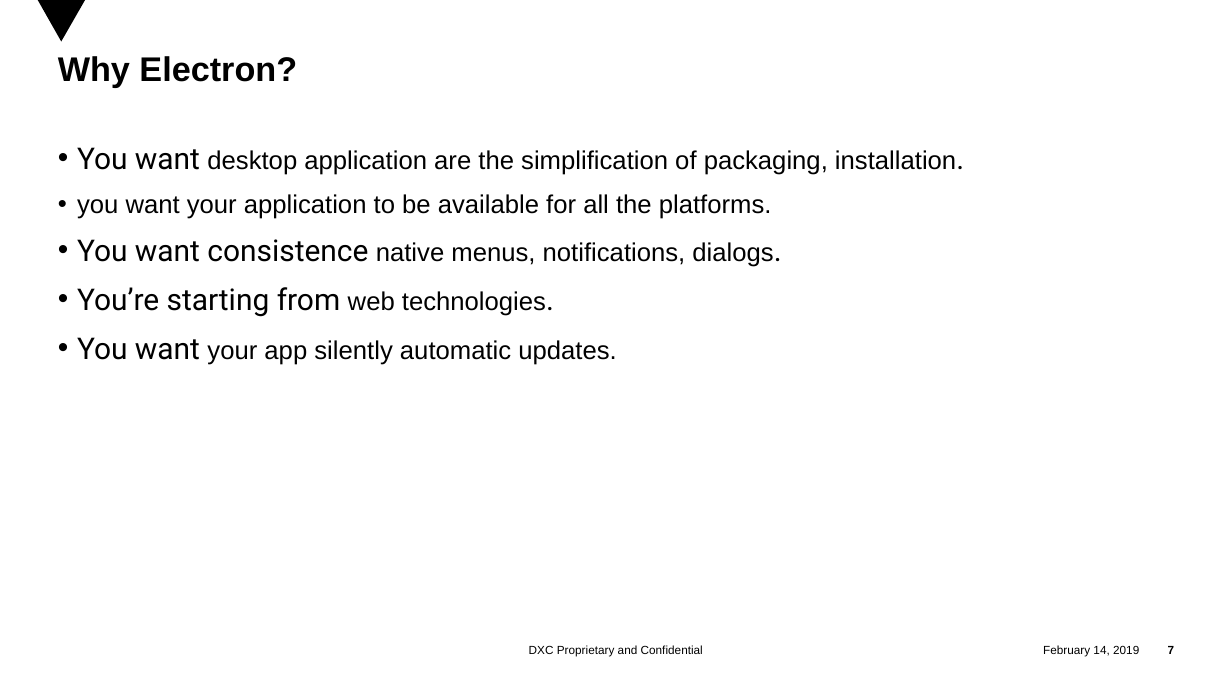
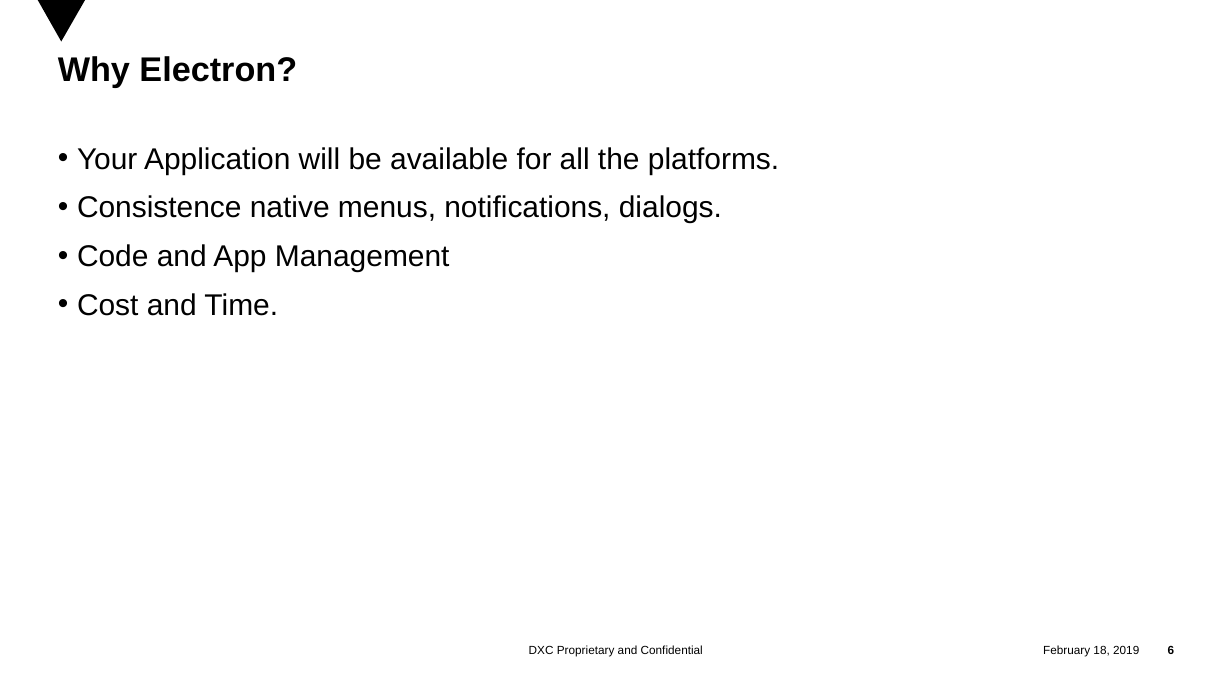
Before and after one commit to trtquan/electron, a slide deck: slide 6 of Electron.pptx (slide 7 before the commit). Drawn at 1232x693 pixels with LibreOffice and Linux fonts; fonts in the diff are those of the drawing; background and template pictures are left out. Boxes give left, top, right and bottom in pixels: in the first picture for what was removed or moved away, otherwise in the second. Text is boxed around its words. In the diff, an @@ line names an element or a change of style, - is before the commit and + after.

```diff
--- a/Electron.pptx
+++ b/Electron.pptx
@@ text at (x1=77, y1=147, x2=779, y2=316): text changed; size 24 to 28 pt @@
-• You want desktop application are the simplification of packaging, installation.
-• you want your application to be available for all the platforms.
-• You want consistence native menus, notifications, dialogs.
-• You’re starting from web technologies.
-• You want your app silently automatic updates.
+• Your Application will be available for all the platforms.
+• Consistence native menus, notifications, dialogs.
+• Code and App Management
+• Cost and Time.
@@ text at (x1=1043, y1=645, x2=1139, y2=657): text changed @@
-February 14, 2019
+February 18, 2019
@@ page number at (x1=1168, y1=646, x2=1175, y2=654): text changed @@
-7
+6
```
Also in this commit, not shown: 16 other slides changed, 2 slides added, 2 slides removed.
